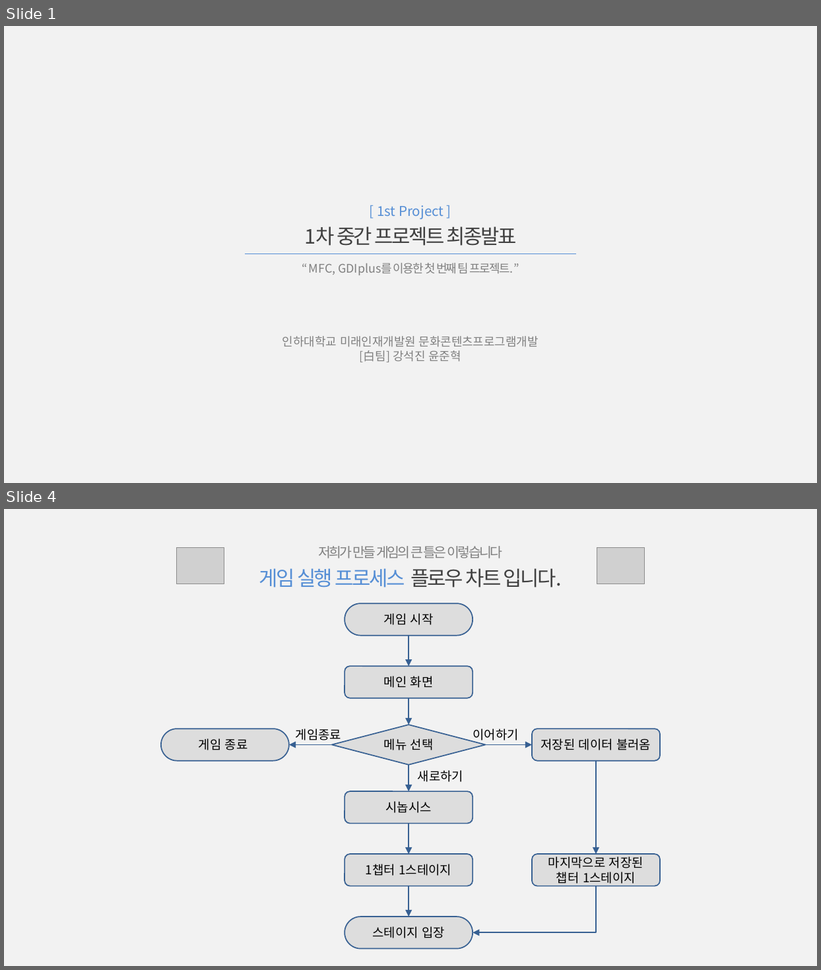
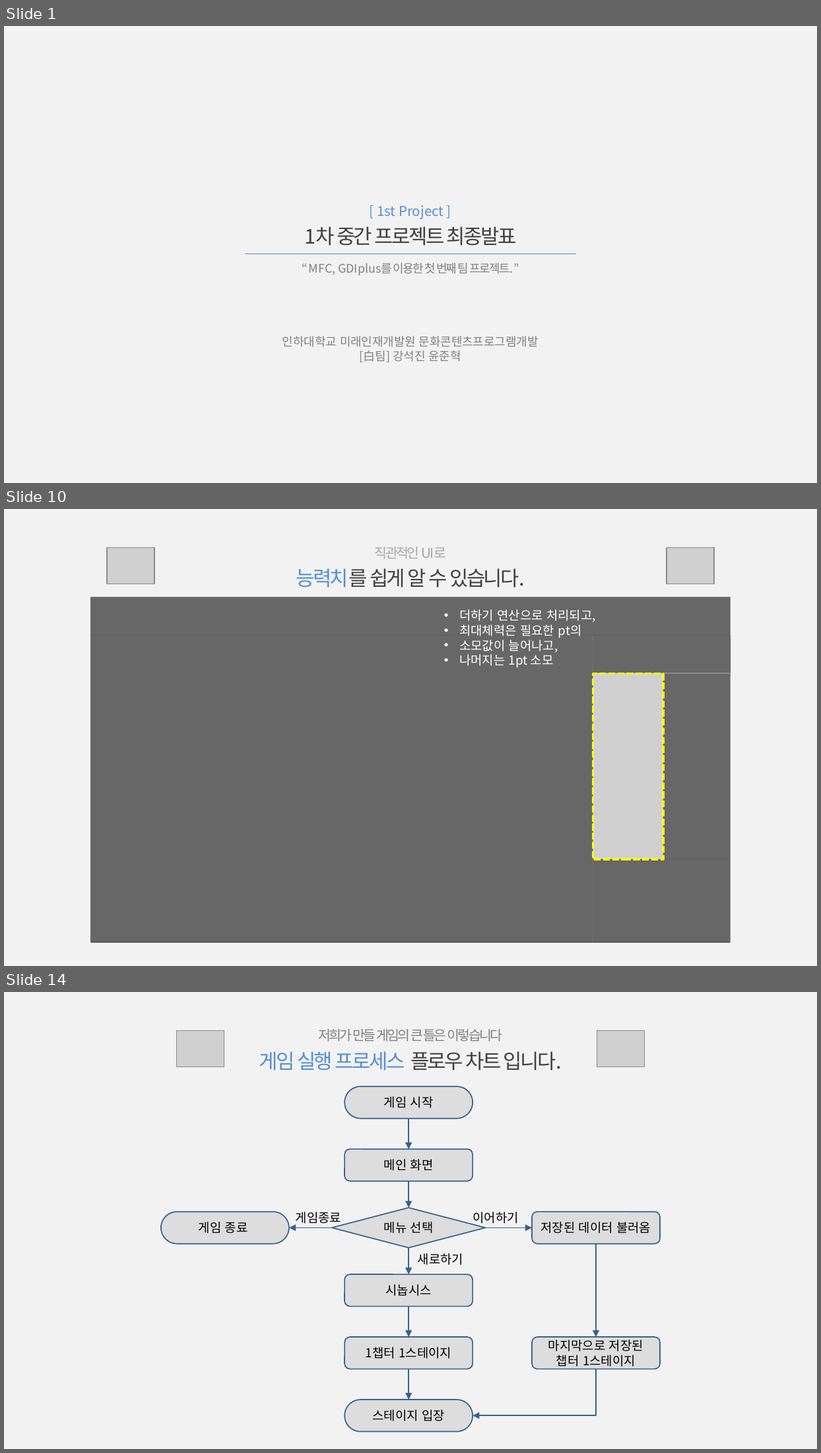
Before and after one commit to Hanel99/inha_1stproject, a slide deck: 기타/1차중간프로젝트_최종발표_白팀_강석진윤준혁.pptx. Shown one above the other, each under a label of ours: slides 1 and 4 before the commit, slides 1, 10 and 14 after it; the slides between them are not shown. The pictures are 821x970 and 821x1453 pixels, drawn with LibreOffice and Linux fonts; fonts in the diff are those of the drawing; grey boxes stand for pictures. Boxes give left, top, right and bottom in pixels: in the first picture for what was removed or moved away, otherwise in the second. Text is boxed around its words. In the diff, an @@ line names an element or a change of style, - is before the commit and + after.

```diff
--- a/기타/1차중간프로젝트_최종발표_白팀_강석진윤준혁.pptx
+++ b/기타/1차중간프로젝트_최종발표_白팀_강석진윤준혁.pptx
@@ slide 10 added at [4, 509, 817, 966], background #F2F2F2 @@
@@ picture added at [107, 548, 154, 585] @@
@@ text added at [296, 547, 525, 588], 18 pt, text #404040 @@
+직관적인 UI로
+능력치를 쉽게 알 수 있습니다.
@@ picture added at [667, 548, 714, 585] @@
@@ picture added at [91, 597, 731, 943] @@
@@ rectangle added at [91, 597, 730, 636], fill #000000 at 50% opacity @@
@@ text added at [459, 609, 596, 668], 11 pt, text #FFFFFF @@
+• 더하기 연산으로 처리되고,
+• 최대체력은 필요한 pt의
+• 소모값이 늘어나고,
+• 나머지는 1pt 소모
@@ rectangle added at [91, 635, 593, 943], fill #000000 at 50% opacity @@
@@ rectangle added at [593, 635, 730, 673], fill #000000 at 50% opacity @@
@@ rectangle added at [593, 674, 663, 859], outline #FFFF00 2 pt dashed @@
@@ rectangle added at [663, 674, 730, 859], fill #000000 at 50% opacity @@
@@ rectangle added at [593, 859, 729, 943], fill #000000 at 50% opacity @@
@@ what was slide 4 is now slide 14 @@
```
Also in this commit, not shown: 2 slides changed, 9 other slides added, 5 other files.
